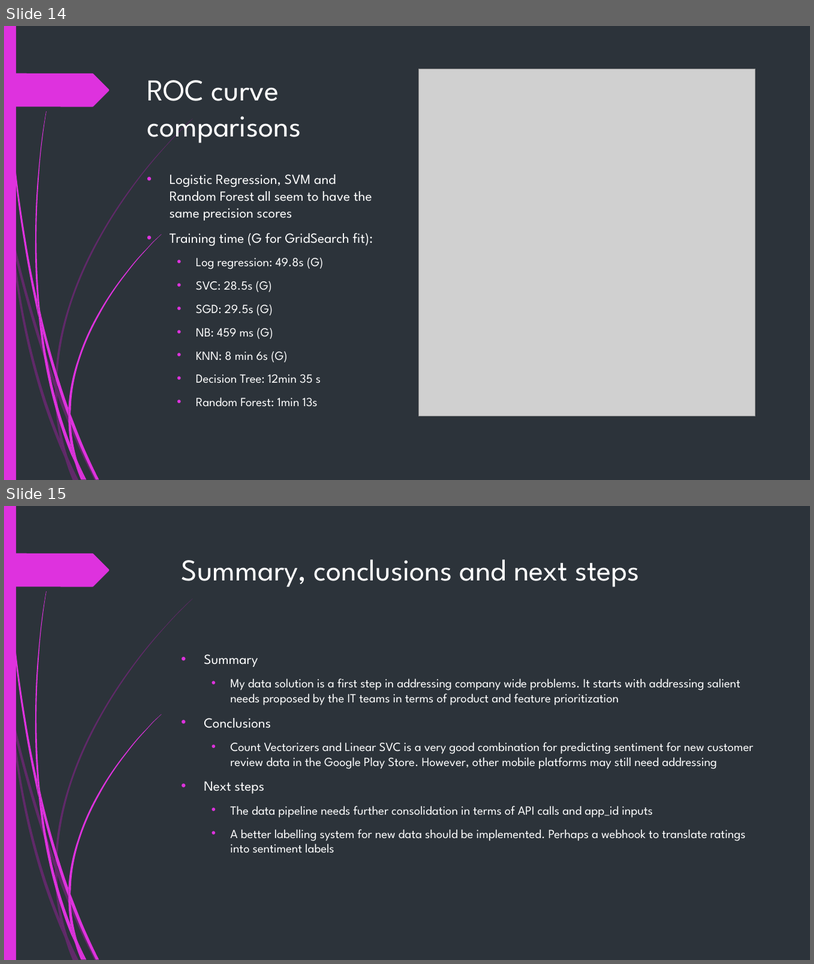
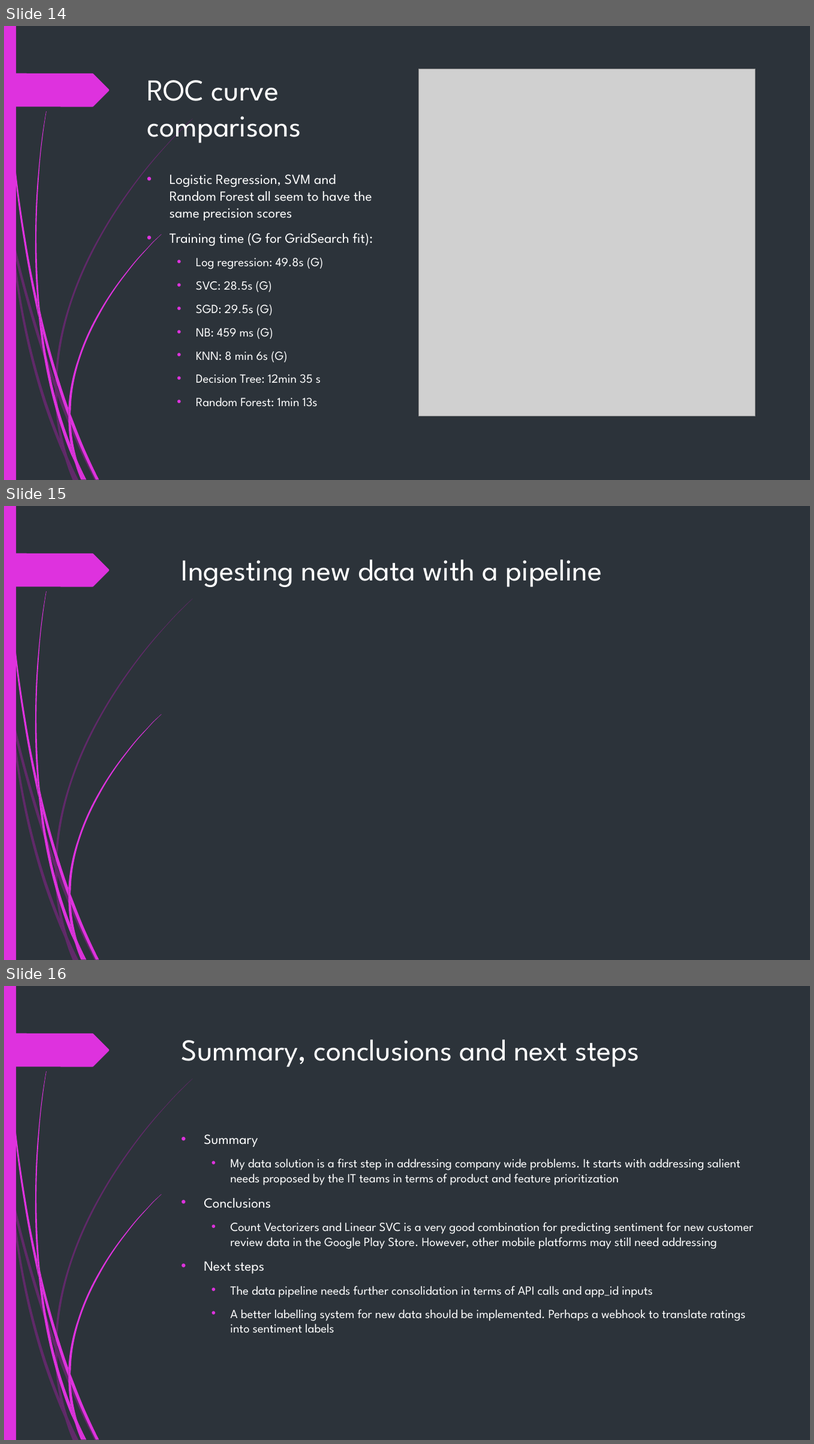
Before and after one commit to isaackarwailow/capstone-project, a slide deck: Capstone Project 2021.pptx. Shown one above the other, each under a label of ours: slides 14 and 15 before the commit, slides 14, 15 and 16 after it. The pictures are 814x964 and 814x1444 pixels, drawn with LibreOffice and Linux fonts; fonts in the diff are those of the drawing; grey boxes stand for pictures. Boxes give left, top, right and bottom in pixels: in the first picture for what was removed or moved away, otherwise in the second. Text is boxed around its words. In the diff, an @@ line names an element or a change of style, - is before the commit and + after.

```diff
--- a/Capstone Project 2021.pptx
+++ b/Capstone Project 2021.pptx
@@ slide 15 added at (x1=4, y1=506, x2=810, y2=960), background #2C333A; not listed: 24 template elements that a slide beside it also shows @@
@@ title added at (x1=182, y1=559, x2=602, y2=587), 36 pt, text #FFFFFF @@
+Ingesting new data with a pipeline
@@ what was slide 15 is now slide 16 @@
```
Also in this commit, not shown: 2 slides changed.
